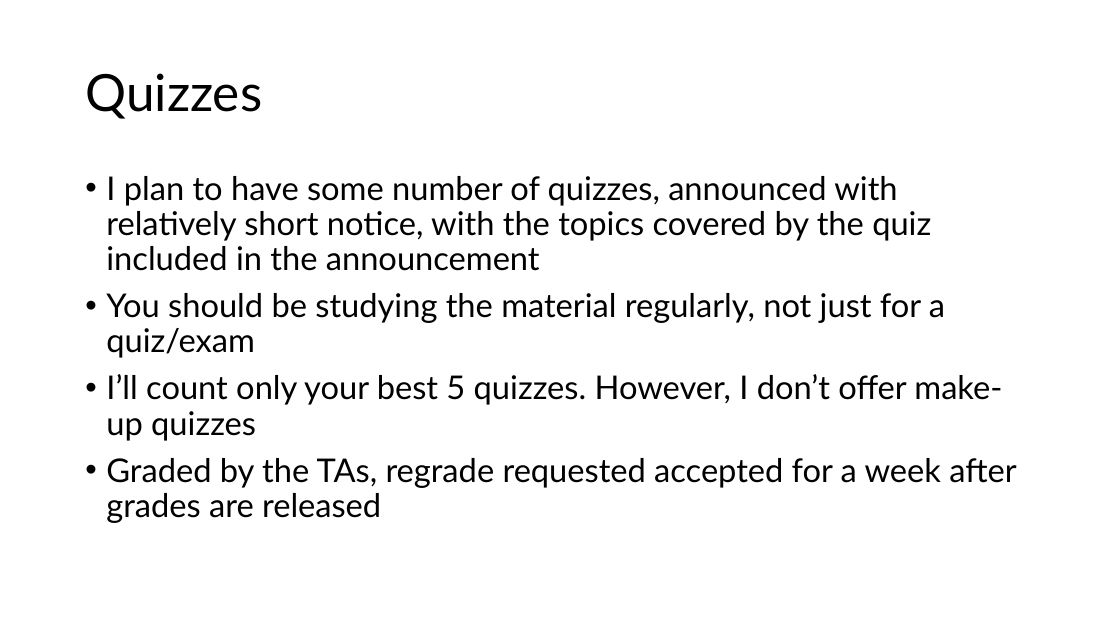
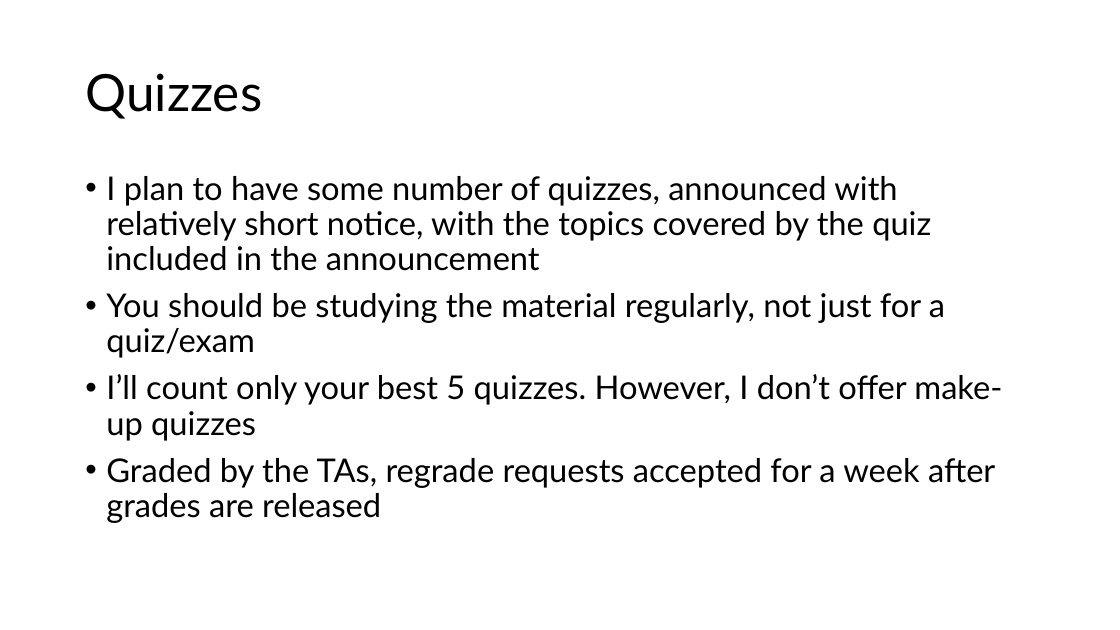
Before and after one commit to professorlynam/csc345, a slide deck: slide 11 of Syllabus Presentation.pptx. Drawn at 1120x630 pixels with LibreOffice and Linux fonts; fonts in the diff are those of the drawing. Boxes give left, top, right and bottom in pixels: in the first picture for what was removed or moved away, otherwise in the second. Text is boxed around its words. In the diff, an @@ line names an element or a change of style, - is before the commit and + after.

```diff
--- a/Syllabus Presentation.pptx
+++ b/Syllabus Presentation.pptx
@@ text at [106, 458, 995, 523]: text changed @@
-• Graded by the TAs, regrade requested accepted for a week after grades are released
+• Graded by the TAs, regrade requests accepted for a week after grades are released
```
Also in this commit, not shown: 2 other slides changed, 2 other files.
